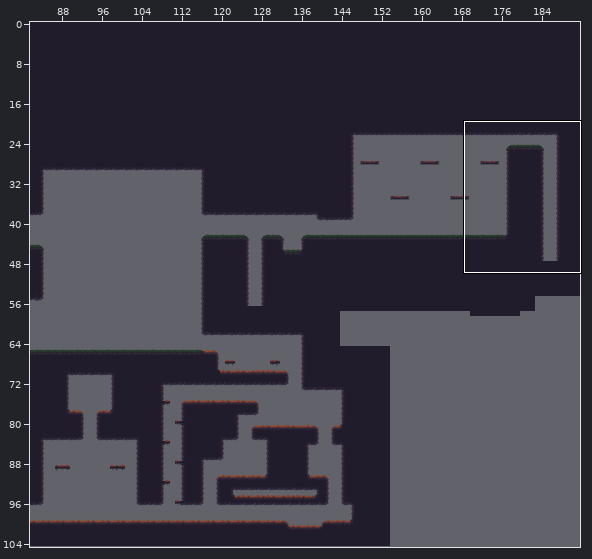
An edit to a level. Tiled map, PR2/Ott - An Elemental Journey/resources/levels/EarthMap2.tmx. Above, an overview of the earlier version with the close-up marked.
Close-up. Earlier state:
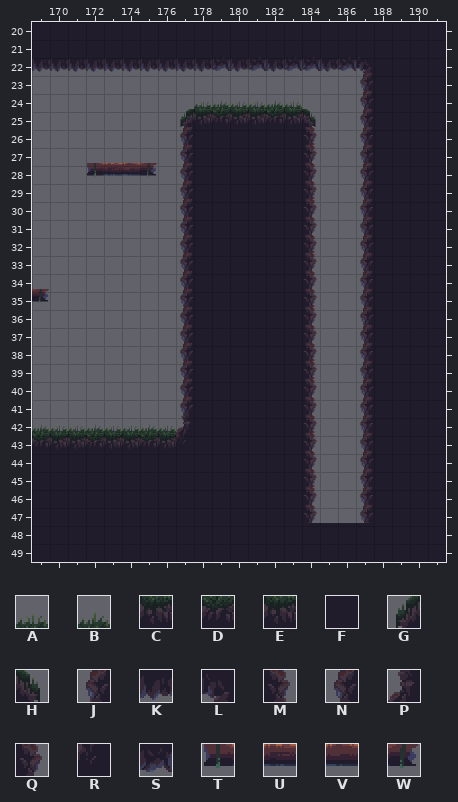
Cells are 32x32 px. Shown: x 169..191, y 20..49. Not drawn, because the pictures are missing: unchanged layer "b".
Key: from "EarthMapTileset": A 14, B 15, C 34, D 35, E 36, F 47, G 52, H 58, J 64, K 67, L 68, M 70, N 84, P 88, Q 90, R 108, S 128, T 205, U 206, V 207, W 209.
_ is an empty cell.
Layer "Paredes" before, first column x 169:
20 FFFFFFFFFFFFFFFFFFFFFFF
21 FFFFFFFFFFFFFFFFFFFFFFF
22 KKKKKKKKKKSKSKSSKSLFFFF
23 __________________JFFFF
24 _________ABAABA___NFFFF
25 ________GCDCCDEH__NFFFF
26 ________JFFFFFFM__NFFFF
27 ________NFFFFFFQ__JFFFF
28 ___TUVW_NFFFFFFQ__NFFFF
29 ________JFFFFFFM__NFFFF
30 ________NFFFFFFQ__JFFFF
31 ________NFFFFFFQ__NFFFF
32 ________JFFFFFFM__NFFFF
33 ________NFFFFFFQ__JFFFF
34 ________NFFFFFFQ__NFFFF
35 W_______JFFFFFFM__NFFFF
36 ________NFFFFFFQ__JFFFF
37 ________NFFFFFFQ__NFFFF
38 ________JFFFFFFM__NFFFF
39 ________NFFFFFFM__JFFFF
40 ________NFFFFFFQ__NFFFF
41 ________JFFFFFFQ__NFFFF
42 BAABAABAPFFFFFFM__JFFFF
43 DECDECDERFFFFFFQ__NFFFF
44 FFFFFFFFFFFFFFFQ__NFFFF
45 FFFFFFFFFFFFFFFM__JFFFF
46 FFFFFFFFFFFFFFFQ__NFFFF
47 FFFFFFFFFFFFFFFQ__NFFFF
48 FFFFFFFFFFFFFFFFFFFFFFF
49 FFFFFFFFFFFFFFFFFFFFFFF
The result:
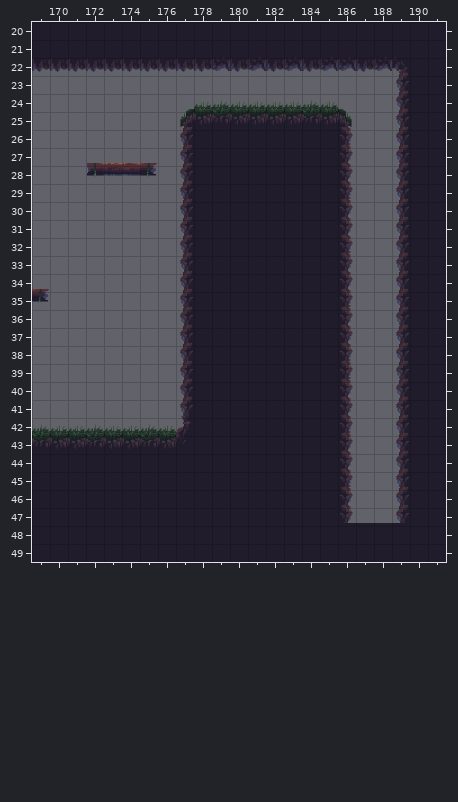
Diff:
Layer "Paredes":
Tile B gives way to tile A in row 24 at x 182.
The edit adds tile A in row 24 at x 185.
The edit adds tile B in row 24 at x 184.
Tile D gives way to tile C in row 25 at x 182.
Tile H gives way to tile D in row 25 at x 184.
The edit adds tile E in row 25 at x 185.
Tile M gives way to tile F in row 26 at x 184; in row 29 at x 184; in row 32 at x 184; in row 35 at x 184; in rows 38 to 39 at x 184; in row 42 at x 184.
Tile M gives way to tile F in row 45 at x 184.
Tile Q gives way to tile F in rows 27 to 28 at x 184; in rows 30 to 31 at x 184; in rows 33 to 34 at x 184; in rows 36 to 37 at x 184; in rows 40 to 41 at x 184; in rows 43 to 44 at x 184.
Tile Q gives way to tile F in rows 46 to 47 at x 184.
The edit adds tile F in rows 26 to 47 at x 185.
The edit adds tile H in row 25 at x 186.
Tile F gives way to tile J in row 23 at x 189; in row 27 at x 189; in row 30 at x 189; in row 33 at x 189; in row 36 at x 189; in row 39 at x 189.
Tile F gives way to tile J in row 42 at x 189; in row 45 at x 189.
Tile L gives way to tile K in row 22 at x 187.
Tile S gives way to tile K in row 22 at x 184.
Tile F gives way to tile L in row 22 at x 189.
The edit adds tile M in row 26 at x 186; in row 29 at x 186; in row 32 at x 186; in row 35 at x 186; in rows 38 to 39 at x 186; in row 42 at x 186.
The edit adds tile M in row 45 at x 186.
Tile F gives way to tile N in rows 24 to 26 at x 189; in rows 28 to 29 at x 189; in rows 31 to 32 at x 189; in rows 34 to 35 at x 189; in rows 37 to 38 at x 189; in rows 40 to 41 at x 189.
Tile F gives way to tile N in rows 43 to 44 at x 189; in rows 46 to 47 at x 189.
The edit adds tile Q in rows 27 to 28 at x 186; in rows 30 to 31 at x 186; in rows 33 to 34 at x 186; in rows 36 to 37 at x 186; in rows 40 to 41 at x 186; in rows 43 to 44 at x 186.
The edit adds tile Q in rows 46 to 47 at x 186.
Tile F gives way to tile S in row 22 at x 188.
Tile K gives way to tile S in row 22 at x 185.
The author cleared tile F in rows 23 to 47 at x 188.
The author cleared tile J in row 23 at x 187; in row 27 at x 187; in row 30 at x 187; in row 33 at x 187; in row 36 at x 187; in row 39 at x 187.
The author cleared tile J in row 42 at x 187; in row 45 at x 187.
The author cleared tile N in rows 24 to 26 at x 187; in rows 28 to 29 at x 187; in rows 31 to 32 at x 187; in rows 34 to 35 at x 187; in rows 37 to 38 at x 187; in rows 40 to 41 at x 187.
The author cleared tile N in rows 43 to 44 at x 187; in rows 46 to 47 at x 187.
Pixel boxes of the changes (left, top, right, bottom) in both close-ups:
changed: (302, 57, 409, 523)
changed: (266, 100, 284, 125)
